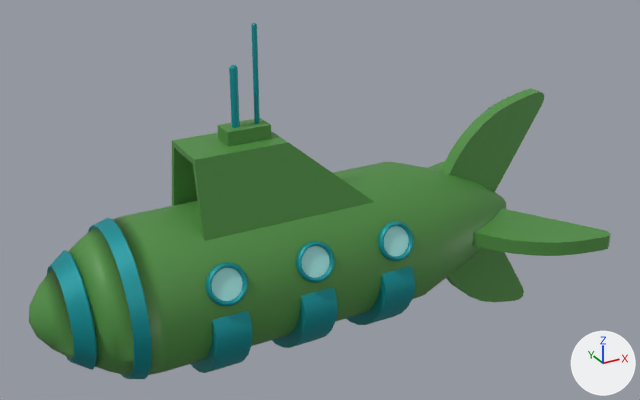
The FBX model Assets/Models/Sommergibile.fbx as it was, and as the next commit left it.
One viewpoint serves both versions: a camera (50 mm lens) standing at (-4.18, -9.55, 5.52) and looking at (1.06, -0.03, 0.76). The axes (+X, +Y, +Z) are drawn at lower right. The lights are the same throughout. The first picture is the older version. Vertices at exactly the same position are counted once.
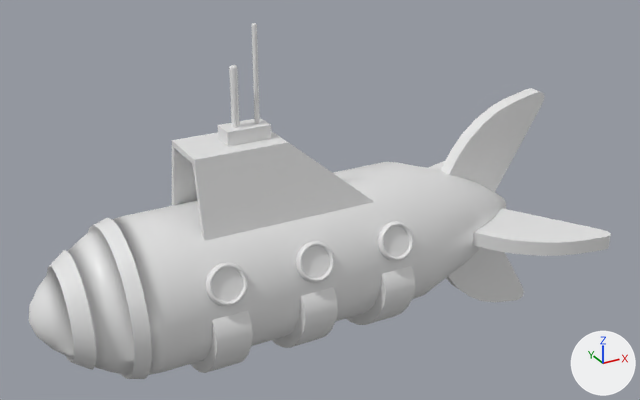
The newer file is also rescaled (x0.161), turned or shifted as a whole; pictures and numbers use the older file's frame.

What differs and where, as boxes (x1, y1, x2, y2) in the pictures (640 x 400 px):
```json
{"part": 1, "of": "me_sphere_002", "change": "reshaped", "after": [125, 131, 440, 372]}
{"part": 2, "of": "me_sphere_002", "change": "added", "after": [384, 226, 409, 256]}
{"part": 3, "of": "me_sphere_002", "change": "recoloured", "before": [30, 88, 611, 375], "after": [30, 88, 611, 375], "on screen": "green to white"}
{"part": 4, "of": "me_sphere_002", "change": "recoloured", "before": [47, 23, 415, 379], "after": [47, 23, 415, 379]}
```

Scene script edits in JSON lines:
```json
{"op": "add", "block": "mat_hologramvariant_1", "code": ["mat_hologramvariant_1 = principled_material('HologramVariant#1')", "mat_hologramvariant_1.base_color = (0.8, 0.8, 0.8)  # white #e7e7e7", "mat_hologramvariant_1.roughness = 0.4"]}
{"op": "add", "block": "mat_hologramvariant_2", "code": ["mat_hologramvariant_2 = principled_material('HologramVariant#2')", "mat_hologramvariant_2.base_color = (0.8, 0.8, 0.8)  # white #e7e7e7", "mat_hologramvariant_2.roughness = 0.4"]}
{"block": "me_sphere_002", "where": "# used by ob_sphere_004; location = (0.0, 0.0, 0.0)"}
{"op": "remove", "block": "me_sphere_002", "code": "me_sphere_002.from_pydata(...)  # 2797 vertices, 2962 faces; spans x -2.84..4.8, y -1.75..1.75, z -1.75..3.21"}
{"op": "remove", "block": "me_sphere_002", "code": "me_sphere_002.materials.append(mat_material_004)  # cyan #a4e7e4"}
{"op": "add", "block": "me_sphere_002", "code": "me_sphere_002.from_pydata(...)  # 2915 vertices, 3598 faces; spans x -2.84..4.8, y -1.75..1.75, z -1.75..3.21"}
{"block": "me_sphere_002", "change": "me_sphere_002 part 1: 2 vertices moved within x -0.73, y -0.83..0.83, z 0.56; 75 vertices added at x -0.8..1.89, y -1.0..1.0, z -1.0..1.8"}
{"block": "me_sphere_002", "change": "me_sphere_002 part 2: 1 vertex added at x 1.69, y -0.94, z 0.39"}
{"block": "me_sphere_002", "change": "me_sphere_002 part 3: 355 faces spanning x -2.78..4.8, y -1.75..1.75, z -1.75..1.98 switch from mat_material_001 (green #4f8e43) to mat_hologramvariant_1 (white #e7e7e7)"}
{"block": "me_sphere_002", "change": "me_sphere_002 part 4: 2184 faces spanning x -2.47..1.95, y -1.11..1.11, z -1.16..3.21 switch from mat_material_002 (cyan #00939a) to mat_hologramvariant_2 (white #e7e7e7)"}
{"block": "me_sphere_002", "change": "other edits to the shape of me_sphere_002 do not show in these pictures"}
```
